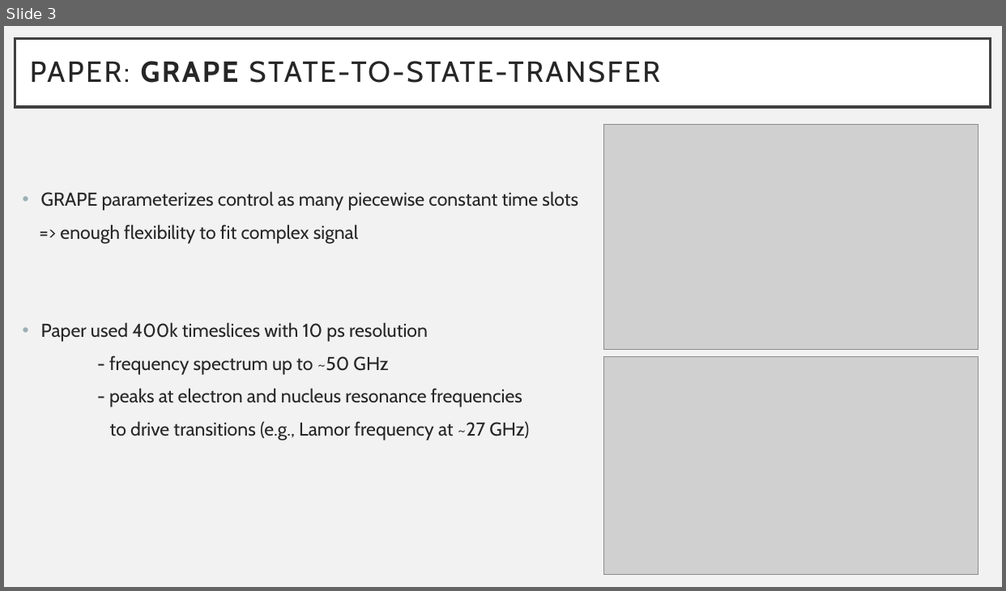
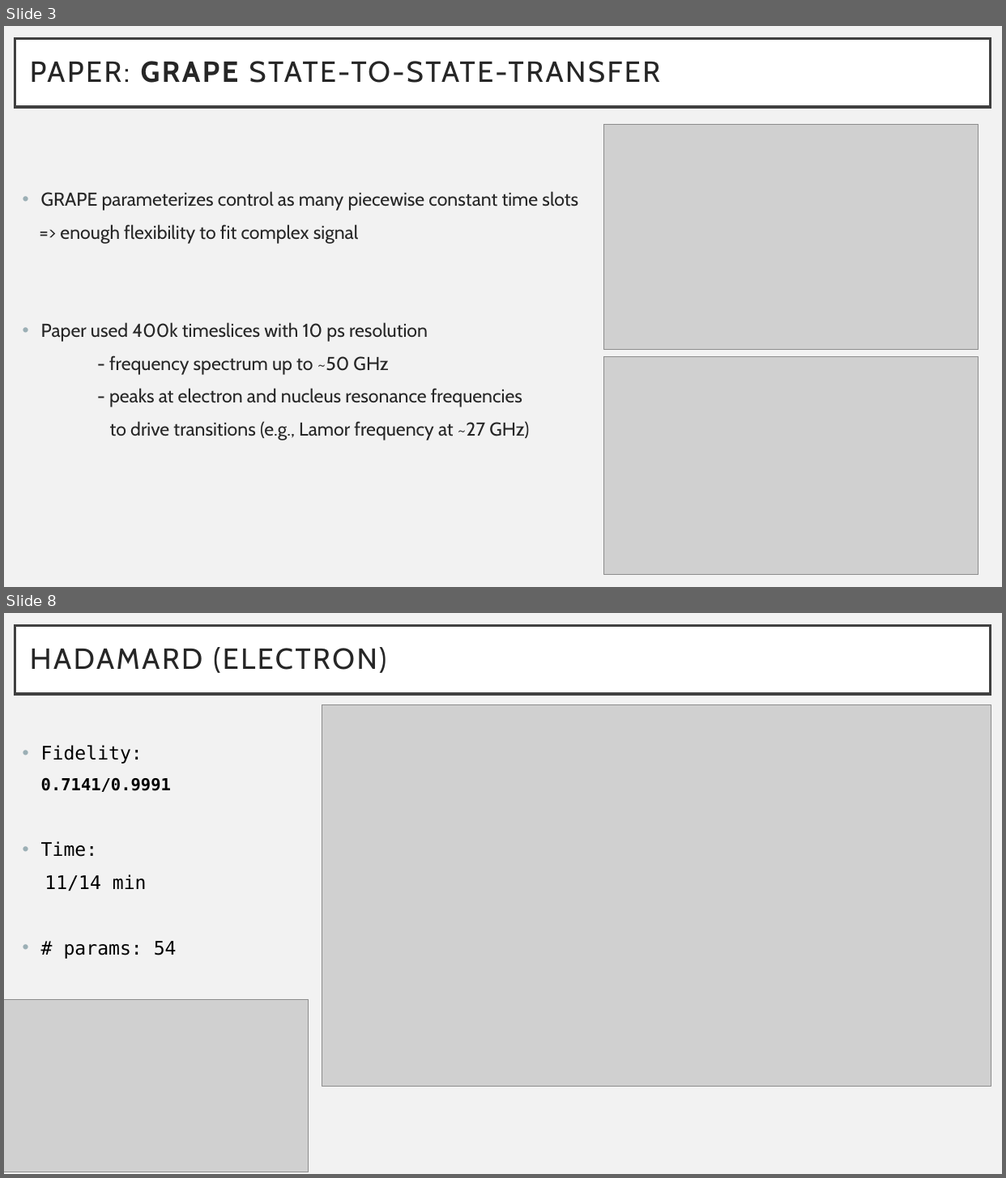
Before and after one commit to johnkrs/GOAT_UXX, a slide deck: GOAT_results.pptx. Shown one above the other, each under a label of ours: slide 3 before the commit, slides 3 and 8 after it; the slides between them are not shown. The pictures are 1006x591 and 1006x1178 pixels, drawn with LibreOffice and Linux fonts; fonts in the diff are those of the drawing; grey boxes stand for pictures. Boxes give left, top, right and bottom in pixels: in the first picture for what was removed or moved away, otherwise in the second. Text is boxed around its words. In the diff, an @@ line names an element or a change of style, - is before the commit and + after.

```diff
--- a/GOAT_results.pptx
+++ b/GOAT_results.pptx
@@ slide 8 added at [4, 613, 1002, 1174], background #F2F2F2 @@
@@ title added at [15, 626, 991, 694], fill #FFFFFF, outline #404040 2.5 pt, 28 pt, text #262626 @@
+HADAMARD (ELECTRON)
@@ picture added at [322, 705, 991, 1086] @@
@@ text added at [41, 745, 177, 959], 18 pt, text #000000 @@
+• Fidelity:
+  0.7141/0.9991
+• Time:
+11/14 min
+• # params: 54
@@ picture added at [4, 1000, 308, 1173] @@
```
Also in this commit, not shown: 2 slides changed, 10 other slides added, 1 other file.
